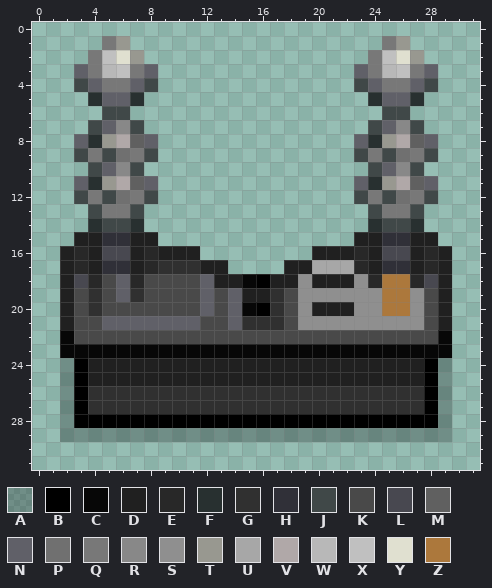
Edited in one commit: pixel-art sprite (Resources/Textures/_NF/Structures/Machines/memp_mini.rsi/off.png). The picture above is the old version.
The file is 32x32 pixels. Colours within 5 levels of each other are drawn and written as one.
Palette (. is transparent): A #00000040  B #000000  C #070707  D #202020  E #282828  F #283030  G #303030  H #303038  J #404848  K #494949  L #484850  M #606060  N #606068  P #707070  Q #787878  R #888888  S #8f8f8f  T #989890  U #a7a7a7  V #b0a8a8  W #b8b8b8  X #c0c0c0  Y #e0e0d0  Z #ac783c
Pixels before, first column x 2:
 1 ...QT..................QT...
 2 ..QXYT................QXYT..
 3 .NQWXQN..............NQWXQN.
 4 .JNQQNJ..............JNQQNJ.
 5 ..FNNF................FNNF..
 6 ...JJ..................JJ...
 7 ..JNRJ................JNRJ..
 8 .NFTVMN..............NFTVMN.
 9 .JQJPQJ..............JQJPQJ.
10 ..JNRJ................JNRJ..
11 .NFTVMN..............NFTVMN.
12 .JQJPQJ..............JQJPQJ.
13 ..JQQJ................JQQJ..
14 ..FJJF................FJJF..
15 .DDHHDD..............DDHHDD.
16 DEDLLDEDDD........DDDEDLLDED
17 DEDHHDEGGGDD....DDUUUEDHHDED
18 DLEKNEKKKKNDDCBDDSDDDSEZZELD
19 DKGKNGKKKKNKNDDGKSSSSSSZZSKD
20 DKGKKKKKKKNKNCBGKSDDDSSZZSKD
21 DKKNNNNNNNKKNGGGKSSSSSSSSSKD
22 CKKKKKKKKKKKKKKKKKKKKKKKKKKC
23 CCCCCCCCCCCCCCCCCCCCCCCCCCCC
24 ABDDDDDDDDDDDDDDDDDDDDDDDDBA
25 ABDDDDDDDDDDDDDDDDDDDDDDDDBA
26 ABGGGGGGGGGGGGGGGGGGGGGGGGBA
27 ABGGGGGGGGGGGGGGGGGGGGGGGGBA
28 ABBBBBBBBBBBBBBBBBBBBBBBBBBA
29 AAAAAAAAAAAAAAAAAAAAAAAAAAAA
After the commit:
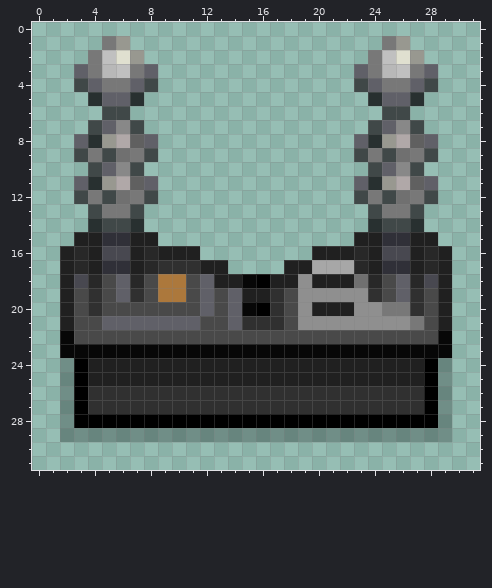
The edit:
Colour S becomes colour G in row 19 at x 24 and 27; in row 20 at x 27.
Colour Z becomes colour K in rows 18 to 19 at x 25.
Colour Z becomes colour N in rows 18 to 19 at x 26.
Colour S becomes colour P in row 18 at x 23.
Colour S becomes colour Q in row 21 at x 27.
Colour Z becomes colour Q in row 20 at x 25 to 26.
Colour K becomes colour Z in rows 18 to 19 at x 9 to 10.
Boxes around the changes in both pictures, in picture pixels (x1, y1, x2, y2):
changed: (158, 274, 186, 302)
changed: (354, 274, 424, 330)
